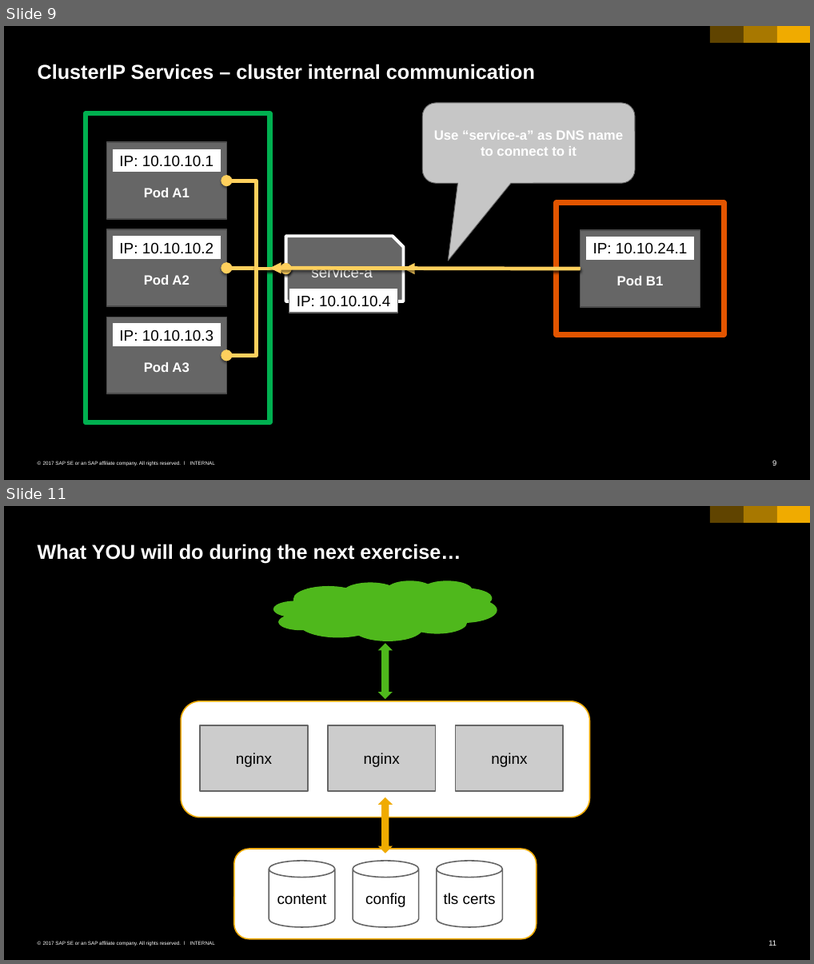
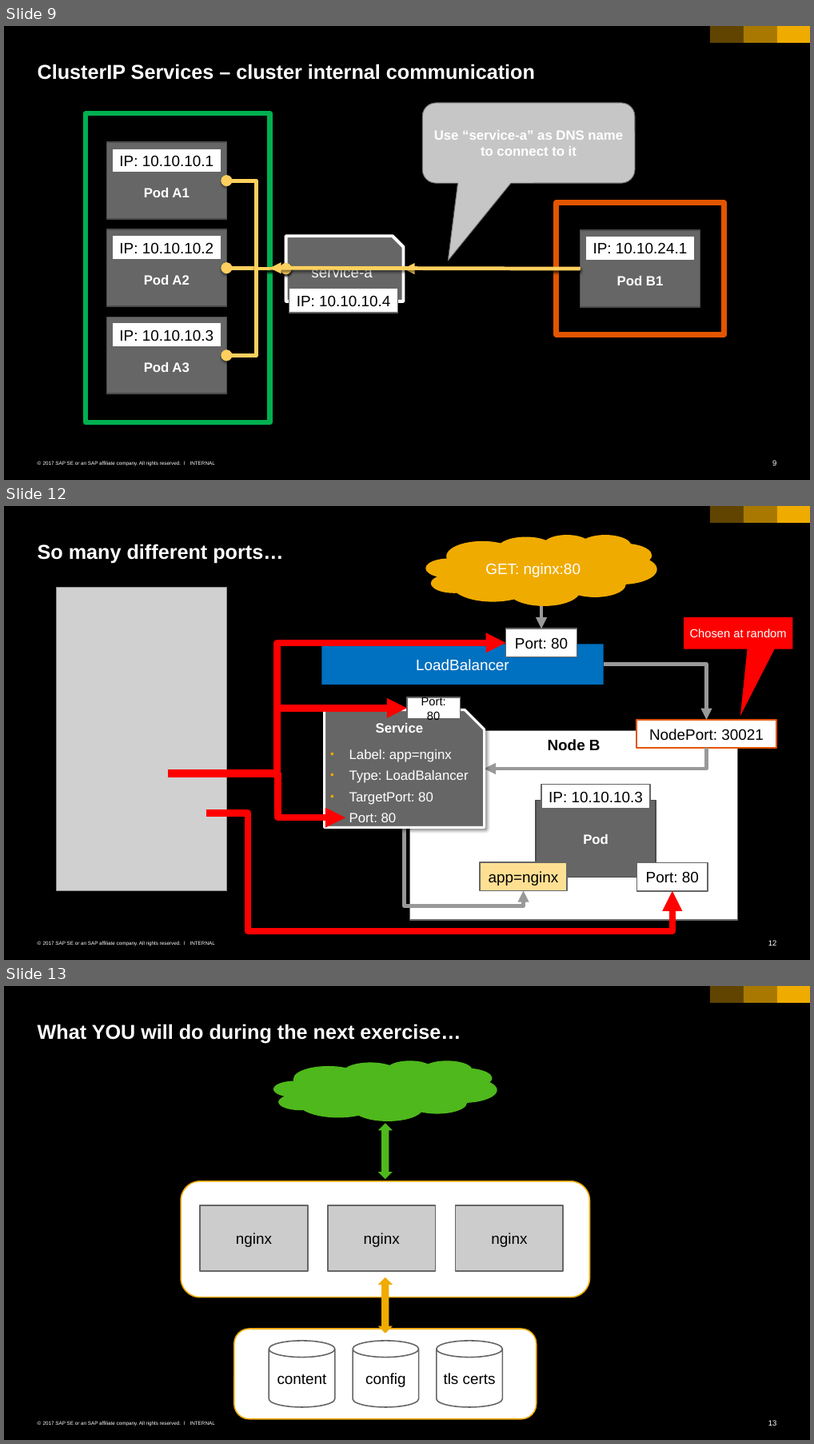
Before and after one commit to cuijiyao01/docker-k8s-training, a slide deck: kubernetes/04_networking_services.pptx. Shown one above the other, each under a label of ours: slides 9 and 11 before the commit, slides 9, 12 and 13 after it; the slides between them are not shown. The pictures are 814x964 and 814x1444 pixels, drawn with LibreOffice and Linux fonts; fonts in the diff are those of the drawing; grey boxes stand for pictures. Boxes give left, top, right and bottom in pixels: in the first picture for what was removed or moved away, otherwise in the second. Text is boxed around its words. In the diff, an @@ line names an element or a change of style, - is before the commit and + after.

Commit message:
Added some slides for LoadBalancers.

```diff
--- a/kubernetes/04_networking_services.pptx
+++ b/kubernetes/04_networking_services.pptx
@@ slide 12 added at bbox=[4, 506, 810, 960], background #000000; not listed: 6 template elements that a slide beside it also shows @@
@@ title added at bbox=[38, 544, 283, 564], 24 pt, text #FFFFFF, bold @@
+So many different ports…
@@ cloud added at bbox=[426, 535, 657, 606], fill #F0AB00, 18 pt, text #FFFFFF @@
+GET: nginx:80
@@ picture added at bbox=[56, 587, 226, 890] @@
@@ arrow added from (542, 606) to (542, 628), #999999 4.5 pt @@
@@ speech box added at bbox=[684, 617, 793, 649], fill #FF0000, 14 pt, text #FFFFFF @@
+Chosen at random
@@ elbow arrow added from (168, 773) to (506, 643), #FF0000 8 pt @@
@@ rectangle added at bbox=[322, 644, 604, 684], fill #0070C0, 18 pt, text #FFFFFF @@
+LoadBalancer
@@ rectangle added at bbox=[506, 628, 577, 657], fill #FFFFFF, outline #666666 1.5 pt, 18 pt, text #000000 @@
+Port: 80
@@ elbow arrow added from (604, 664) to (706, 720), #999999 4.5 pt @@
@@ rectangle added at bbox=[407, 697, 460, 719], fill #FFFFFF, outline #666666 1.5 pt, 14 pt, text #000000 @@
+Port: 80
@@ elbow arrow added from (168, 772) to (407, 708), #FF0000 8 pt @@
@@ snip rect added at bbox=[324, 710, 485, 827], fill #666666, outline #FFFFFF 3 pt, 16 pt, text #FFFFFF @@
+Service
+• Label: app=nginx
+• Type: LoadBalancer
+• TargetPort: 80
+• Port: 80
@@ rectangle added at bbox=[636, 720, 777, 748], fill #FFFFFF, outline #E35500 1.5 pt, 18 pt, text #000000 @@
+NodePort: 30021
@@ rectangle added at bbox=[410, 730, 738, 920], fill #FFFFFF, outline #666666 1.5 pt, 18 pt, text #000000, bold @@
+Node B
@@ elbow arrow added from (706, 748) to (485, 768), #999999 4.5 pt @@
@@ elbow arrow added from (168, 774) to (346, 817), #FF0000 8 pt @@
@@ rectangle added at bbox=[542, 784, 650, 808], fill #FFFFFF, outline #666666 1.5 pt, 18 pt, text #000000 @@
+IP: 10.10.10.3
@@ elbow arrow added from (206, 812) to (673, 891), #FF0000 8 pt @@
@@ rectangle added at bbox=[536, 800, 656, 876], fill #666666, outline #4B4B4B 1.5 pt, 16 pt, text #FFFFFF, bold @@
+Pod
@@ elbow arrow added from (404, 827) to (523, 891), #999999 4.5 pt @@
@@ rectangle added at bbox=[480, 862, 566, 891], fill #FFE093, outline #666666 1.5 pt, 18 pt, text #000000 @@
+app=nginx
@@ rectangle added at bbox=[637, 862, 708, 891], fill #FFFFFF, outline #666666 1.5 pt, 18 pt, text #000000 @@
+Port: 80
@@ what was slide 11 is now slide 13 @@
@@ page number at bbox=[769, 1420, 778, 1425]: text changed @@
-11
+13
```
Also in this commit, not shown: 1 slide changed, 1 other slide added.
